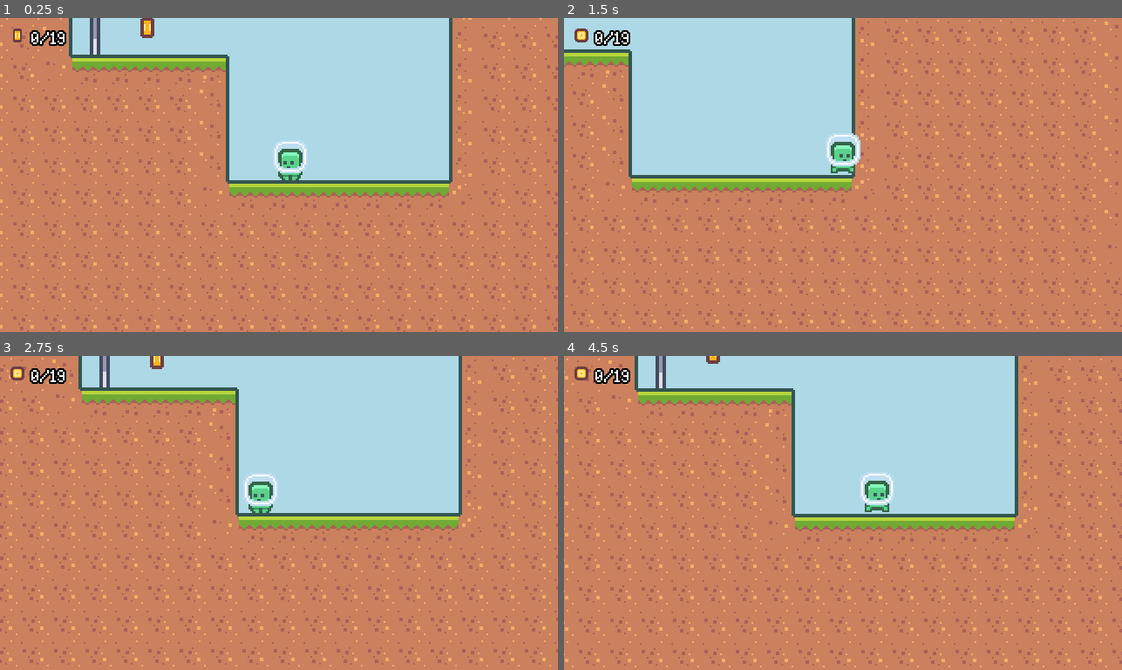
Above: before the commit, frames 1-4 (two rows, left to right).
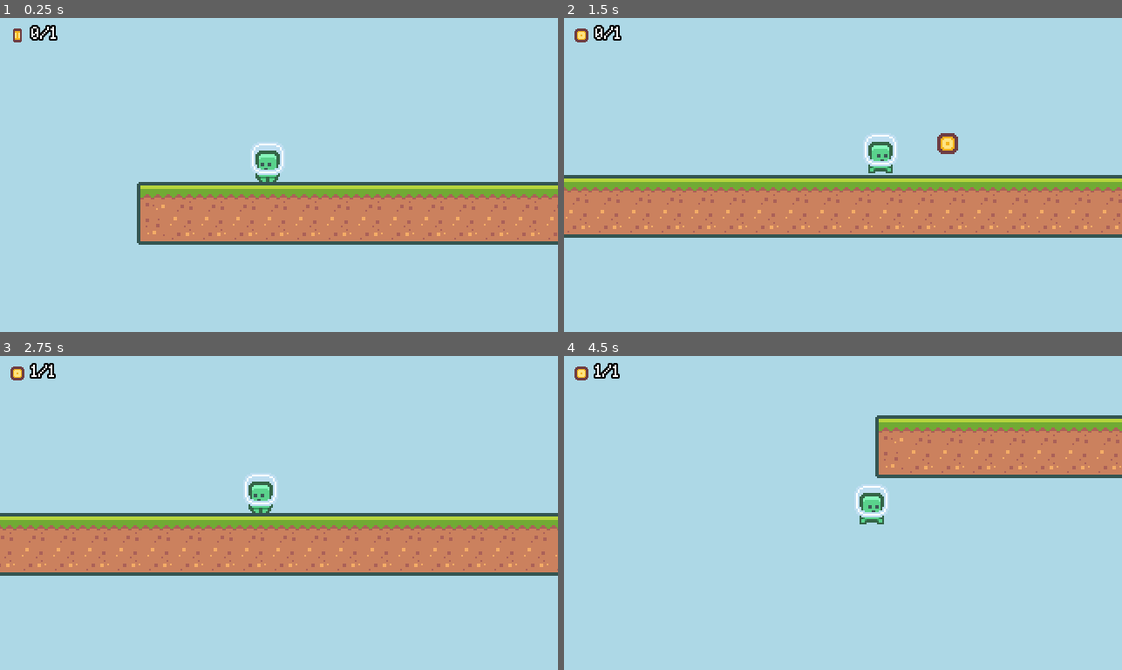
Above: after the commit, the same moments.

Repository: rprav-n/2D-Platformer
Game: Godot game, scene res://scenes/levels/level_002.tscn
Two runs of this game, one before a commit and one after it. Both use one fixed random seed, a clock stepped at 60 frames per second and the inputs below. This scene is started directly instead of the project's main scene.
Inputs:
- Up to frame 1 (0.25 s): no input
- Up to frame 2 (1.5 s): hold Right (move_right) from 0.53 s (still down); tap Shift (dash) at 0.6, 1.35 s; tap Space (jump) at 0.77 s
- Up to frame 3 (2.75 s): tap Space (jump) at 1.52 s; release Right (move_right) at 2.03 s; hold A (move_left) from 2.03 s (still down); tap Shift (dash) at 2.1 s
- Up to frame 4 (4.5 s): tap Shift (dash) at 2.85, 3.6, 4.35 s; tap Space (jump) at 3.02, 3.77 s; release A (move_left) at 4.28 s; hold Right (move_right) from 4.28 s (still down)

The runs differ from the first frame. In frame 1, 67% of the frame differs, in the area x 0-100%, y 0-100%; in frame 2, 66%; in frame 3, 64%; in frame 4, 81%.

Commit message:
Fixing scene load + font extra spacing

Diff:
--- a/resources/font.tres
+++ b/resources/font.tres
@@ -4,3 +4,4 @@
 
 [resource]
 base_font = ExtResource("1_lhu7w")
+spacing_top = -4
--- a/scenes/level_manager/level_manager.gd
+++ b/scenes/level_manager/level_manager.gd
@@ -3,9 +3,6 @@
 @export var level_scenes: Array[PackedScene]
 
 var current_level_index: int = 0
-
-func _ready():
-	change_level(current_level_index)
 
 
 func change_level(level_index: int):
--- a/scenes/main/main.gd
+++ b/scenes/main/main.gd
@@ -4,3 +4,4 @@
 
 func _ready():
 	RenderingServer.set_default_clear_color(background_color)
+	LevelManager.change_level(0)
